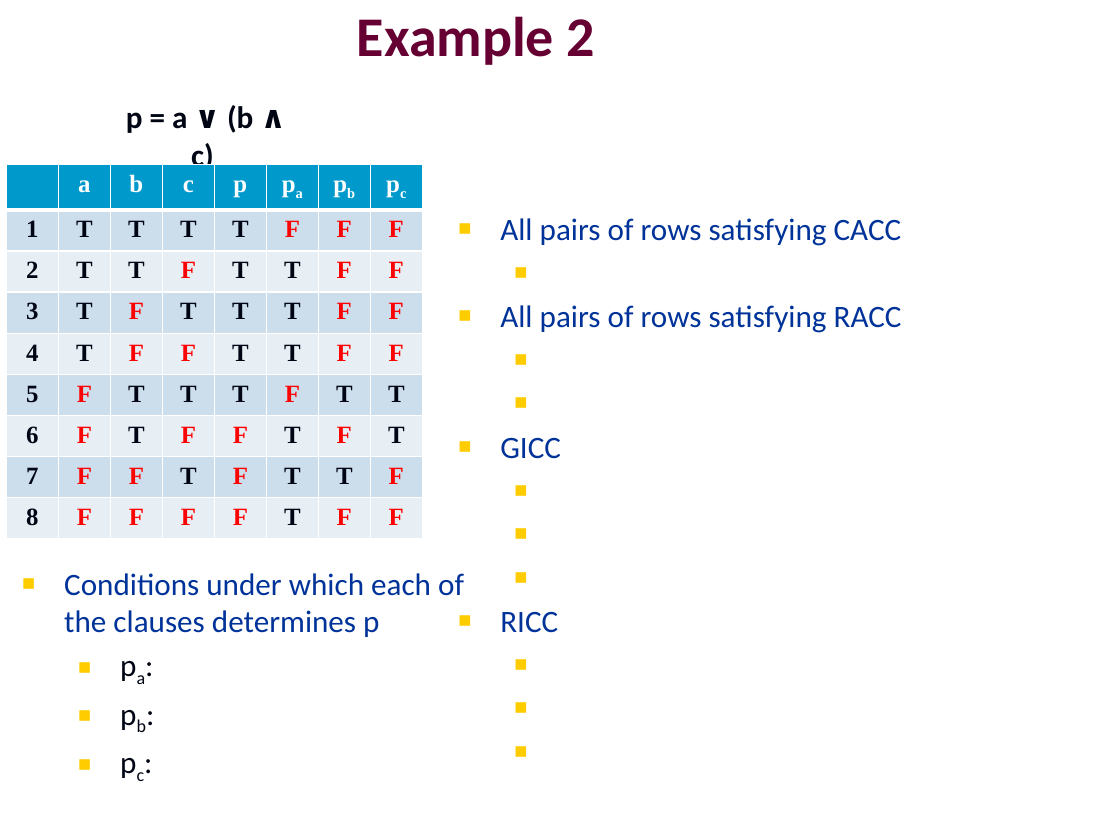
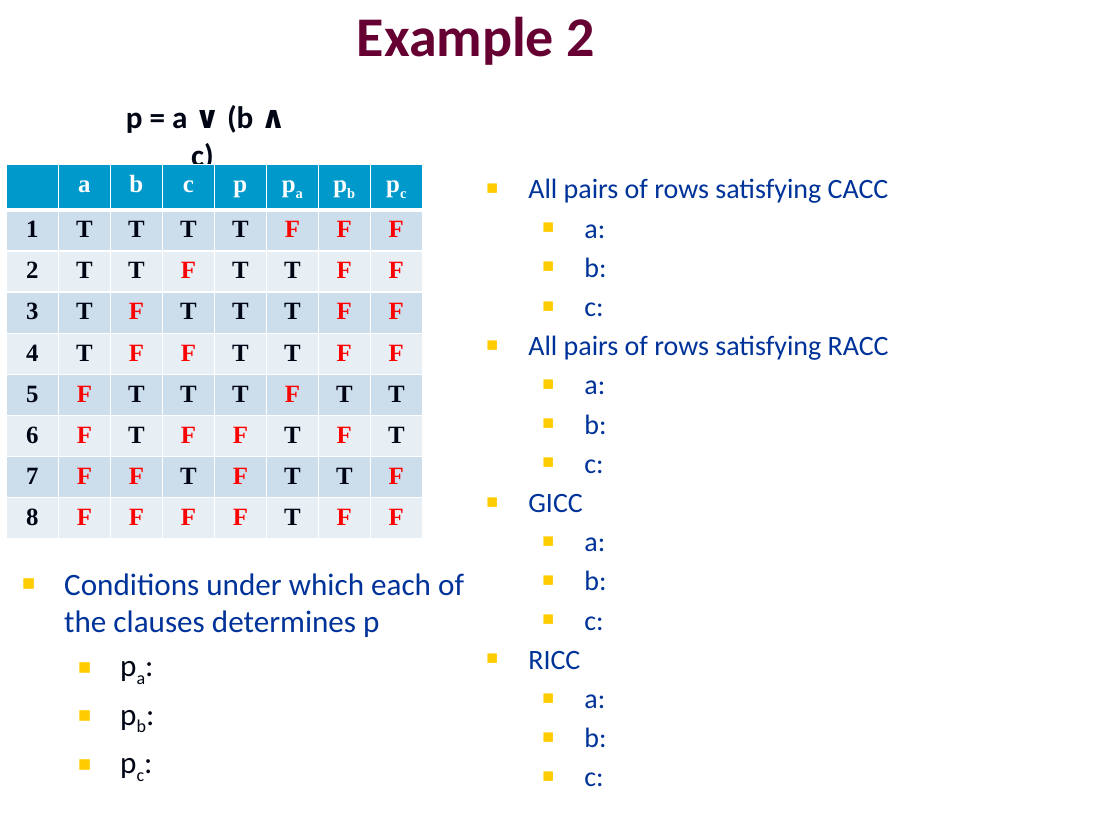
Before and after one commit to swtv-kaist/cs458-spring23, a slide deck: slide 2 of 2-coverage/lec9.5-ACC-ICC-example.pptx. Drawn at 1120x840 pixels with LibreOffice and Linux fonts; fonts in the diff are those of the drawing; background and template pictures are left out. Boxes give left, top, right and bottom in pixels: in the first picture for what was removed or moved away, otherwise in the second. Text is boxed around its words. In the diff, an @@ line names an element or a change of style, - is before the commit and + after.

```diff
--- a/2-coverage/lec9.5-ACC-ICC-example.pptx
+++ b/2-coverage/lec9.5-ACC-ICC-example.pptx
@@ text "All pairs of rows satisfying ..." moved from (x1=500, y1=218, x2=902, y2=459) to (x1=528, y1=178, x2=889, y2=709) @@
@@ text at (x1=528, y1=178, x2=889, y2=669): size 20 to 18 pt in "All pairs of rows satisfying CACC", "All pairs of rows satisfying RACC", "GICC", "RICC" @@
@@ text at (x1=584, y1=224, x2=606, y2=316): paragraphs added @@
+  ■ a:
+  ■ b:
+  ■ c:
@@ text at (x1=584, y1=380, x2=606, y2=473): paragraphs added @@
+  ■ a:
+  ■ b:
+  ■ c:
@@ text at (x1=584, y1=537, x2=606, y2=630): paragraphs added @@
+  ■ a:
+  ■ b:
+  ■ c:
@@ text at (x1=584, y1=694, x2=605, y2=709): paragraphs added @@
+  ■ a:
+  ■ b:
+  ■ c:
```
Also in this commit, not shown: 1 other slide changed, 1 other file.
